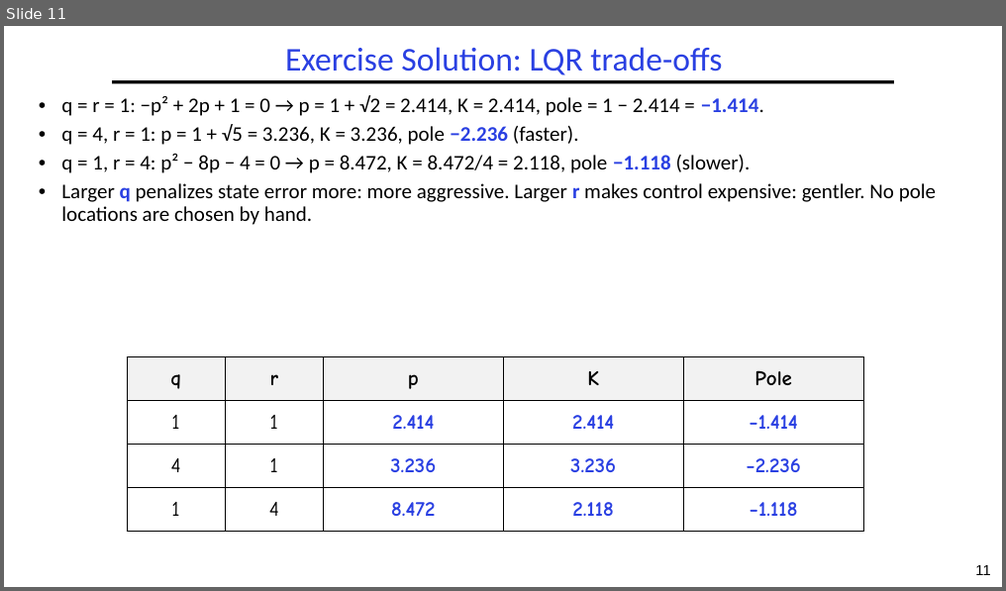
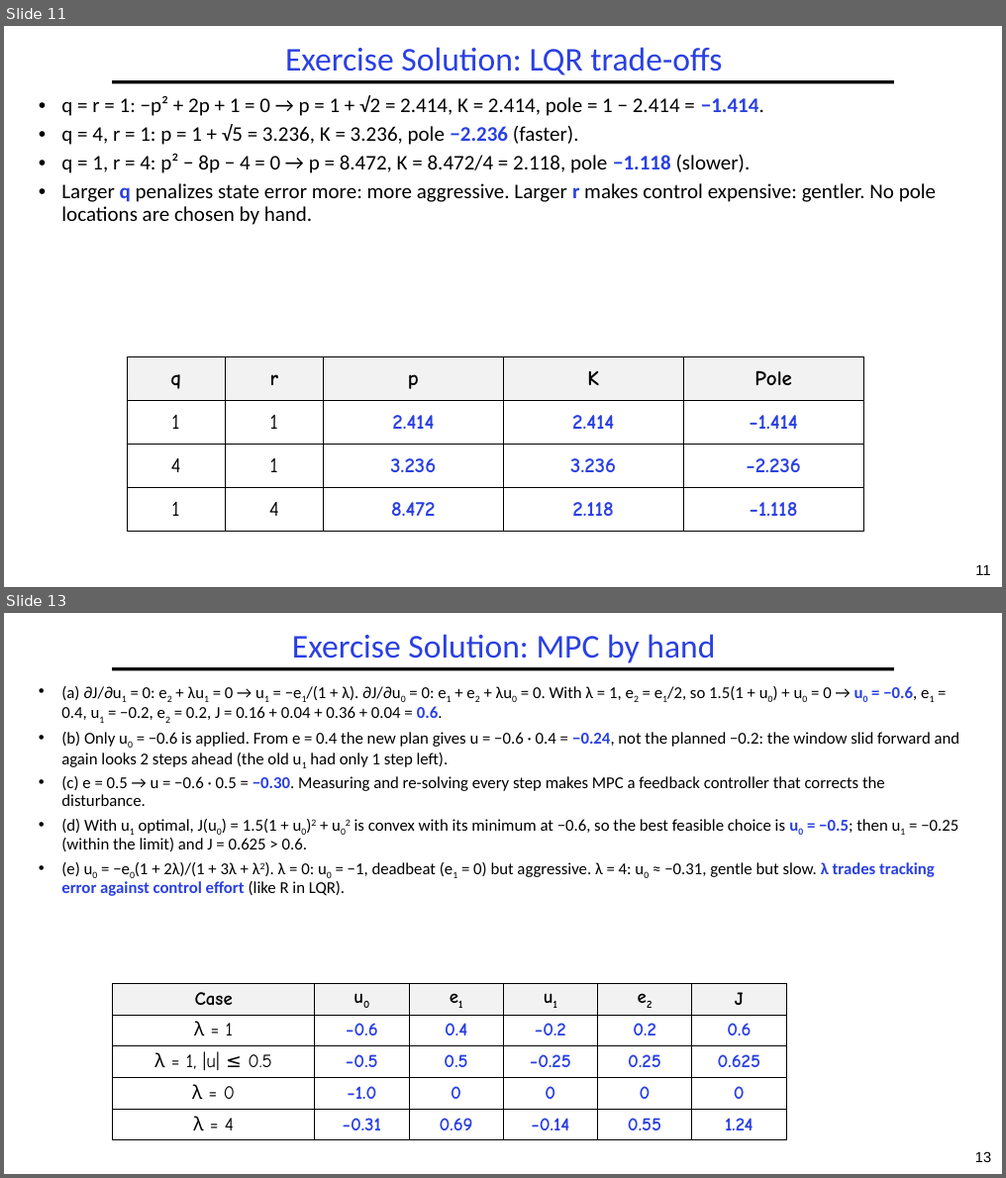
Before and after one commit to guhofstra/CSC144V, a slide deck: Exercises/L8-Exercises ANS.pptx. Shown one above the other, each under a label of ours: slide 11 before the commit, slides 11 and 13 after it; the slides between them are not shown. The pictures are 1006x591 and 1006x1178 pixels, drawn with LibreOffice and Linux fonts; fonts in the diff are those of the drawing. Boxes give left, top, right and bottom in pixels: in the first picture for what was removed or moved away, otherwise in the second. Text is boxed around its words. In the diff, an @@ line names an element or a change of style, - is before the commit and + after.

Commit message:
control

```diff
--- a/Exercises/L8-Exercises ANS.pptx
+++ b/Exercises/L8-Exercises ANS.pptx
@@ slide 13 added at box(4, 613, 1002, 1174), background #FFFFFF; not listed: 2 template elements that a slide beside it also shows @@
@@ title added at box(292, 634, 715, 663), 32 pt, text #2A40E2 @@
+Exercise Solution: MPC by hand
@@ text added at box(61, 686, 960, 896), 16 pt, text #000000 @@
+• (a) ∂J/∂u1 = 0: e2 + λu1 = 0 → u1 = −e1/(1 + λ). ∂J/∂u0 = 0: e1 + e2 + λu0 = 0. With λ = 1, e2 = e1/2, so 1.5(1 + u0) + u0 = 0 → u0 = −0.6, e1 = 0.4, u1 = −0.2, e2 = 0.2, J = 0.16 + 0.04 + 0.36 + 0.04 = 0.6.
+• (b) Only u0 = −0.6 is applied. From e = 0.4 the new plan gives u = −0.6 · 0.4 = −0.24, not the planned −0.2: the window slid forward and again looks 2 steps ahead (the old u1 had only 1 step left).
+• (c) e = 0.5 → u = −0.6 · 0.5 = −0.30. Measuring and re-solving every step makes MPC a feedback controller that corrects the disturbance.
+• (d) With u1 optimal, J(u0) = 1.5(1 + u0)2 + u02 is convex with its minimum at −0.6, so the best feasible choice is u0 = −0.5; then u1 = −0.25 (within the limit) and J = 0.625 > 0.6.
+• (e) u0 = −e0(1 + 2λ)/(1 + 3λ + λ2). λ = 0: u0 = −1, deadbeat (e1 = 0) but aggressive. λ = 4: u0 ≈ −0.31, gentle but slow. λ trades tracking error against control effort (like R in LQR).
@@ table added at box(113, 983, 786, 1141), 5 rows, 6 columns @@
+Case | u0 | e1 | u1 | e2 | J
+λ = 1 | −0.6 | 0.4 | −0.2 | 0.2 | 0.6
+λ = 1, |u| ≤ 0.5 | −0.5 | 0.5 | −0.25 | 0.25 | 0.625
+λ = 0 | −1.0 | 0 | 0 | 0 | 0
+λ = 4 | −0.31 | 0.69 | −0.14 | 0.55 | 1.24
```
Also in this commit, not shown: 1 other slide added, 6 other files.
